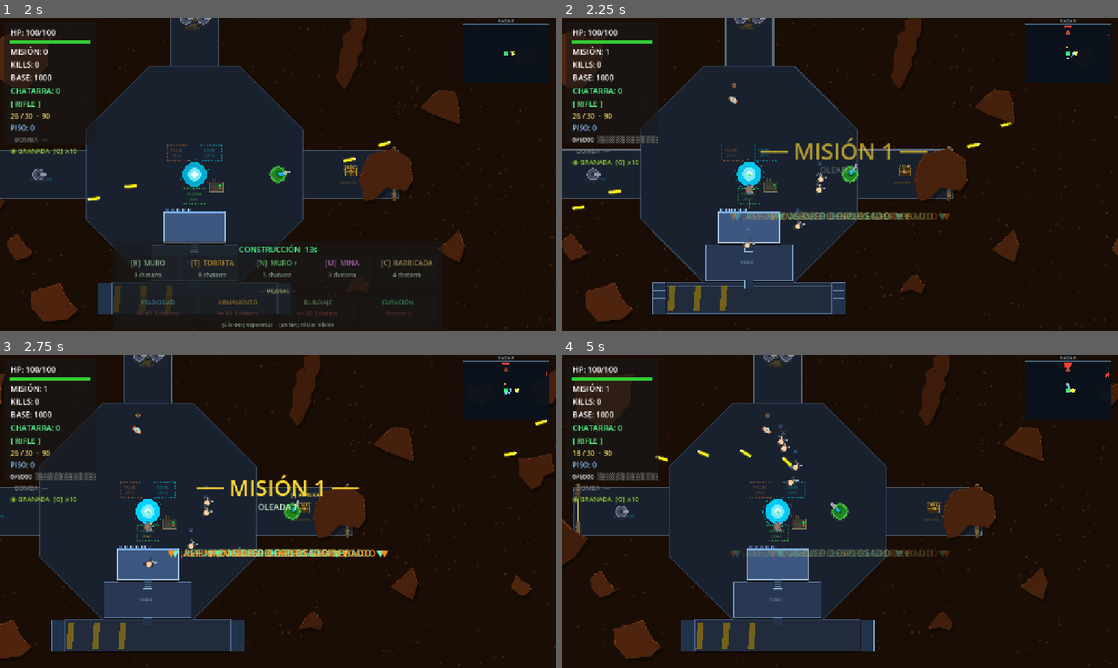
Above: before the commit, frames 1-4 (two rows, left to right).
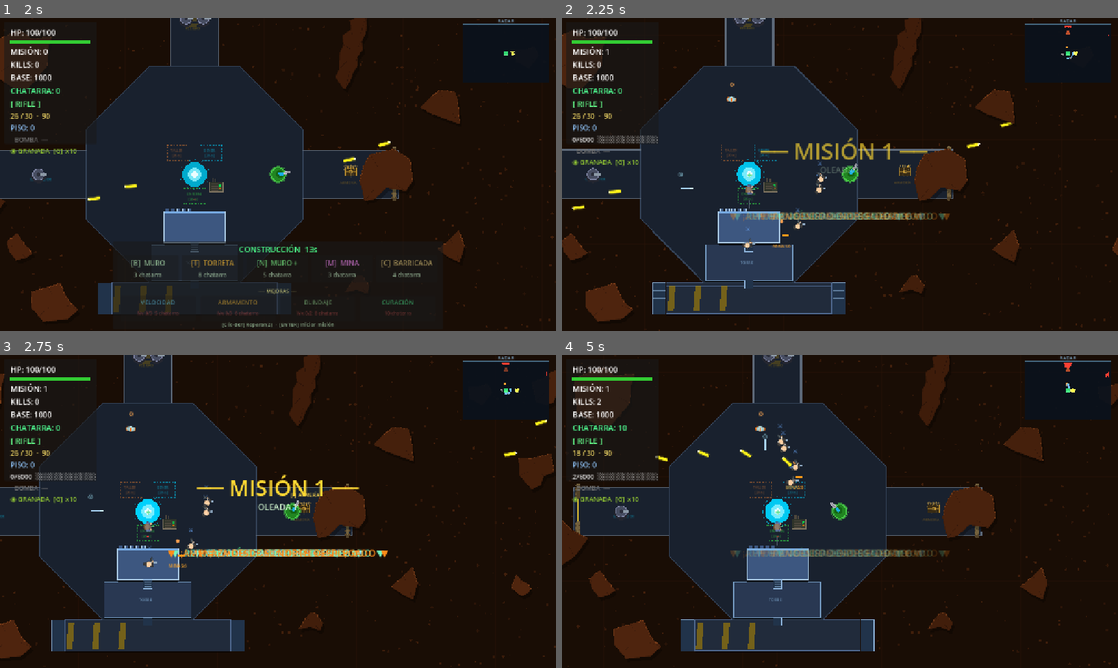
Above: after the commit, the same moments.

Repository: enriquecordero/last-colony
Game: Godot game, scene res://scenes/main.tscn
Same seed, same stepped clock (60 frames per second), same inputs: the game is played once before the commit and once after it. This scene is started directly instead of the project's main scene.
Inputs (mouse positions are in pixels of both pictures, inside the frame that each line leads up to):
- Up to frame 1 (2 s): tap Enter at 0.5 s; move the mouse to (400, 158) at 0.52 s; hold Right (ui_right) 0.53-1.25 s; tap F at 0.6 s; click (400, 158) at 0.67 s; tap Space at 0.77 s; drag from (166, 190) to (383, 152) at 1.27 s
- Up to frame 2 (2.25 s): move the mouse to (895, 105) at 2.02 s; hold Right (ui_right) from 2.03 s (still down); tap Enter at 2.1 s
- Up to frame 3 (2.75 s): keep holding Right (ui_right)
- Up to frame 4 (5 s): release Right (ui_right) at 2.75 s; drag from (812, 574) to (1073, 455) at 2.77 s; move the mouse to (1006, 558) at 3.52 s; hold Left (ui_left) 3.53-4.25 s; tap B at 3.6 s; tap Space at 3.77 s; drag from (673, 464) to (756, 433) at 4.27 s

Frame 1 is identical in both runs. In frame 2, 0.5% of the frame differs, in the area x 21-92%, y 11-74%; in frame 3, 0.5%; in frame 4, 0.9%, in the area x 0-100%, y 0-100%.
Error in both runs: Cannot call method 'queue_free' on a null value. (res://scripts/main.gd:479)

Commit message:
Spawn all specialist NPCs from wave 1
Sniper (was wave 3) and demolitions (was wave 5) now deploy alongside
assault, medic, and engineer at the start of every mission.

Co-Authored-By: Claude Sonnet 4.6 <noreply@anthropic.com>

Diff:
--- a/scripts/main.gd
+++ b/scripts/main.gd
@@ -1938,9 +1938,7 @@
 		if not is_instance_valid(_assault_npc):  _spawn_assault_npc()
 		if not is_instance_valid(_medic_npc):    _spawn_medic_npc()
 		if not is_instance_valid(_engineer_npc): _spawn_engineer_npc()
-	if _wave == 3:
 		if not is_instance_valid(_sniper_npc):   _spawn_sniper_npc()
-	if _wave == 5:
 		if not is_instance_valid(_demo_npc):     _spawn_demo_npc()
 	# Extra grunts scale with wave: 3 at w1, +1 per wave up to cap
 	_extra_grunts = _extra_grunts.filter(func(n): return is_instance_valid(n))
